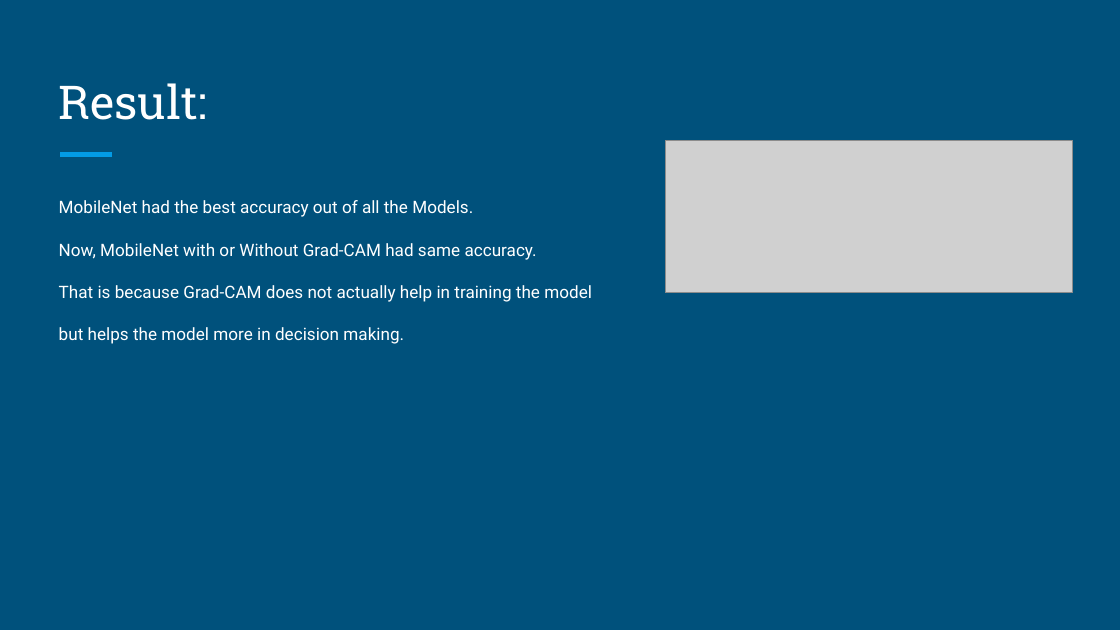
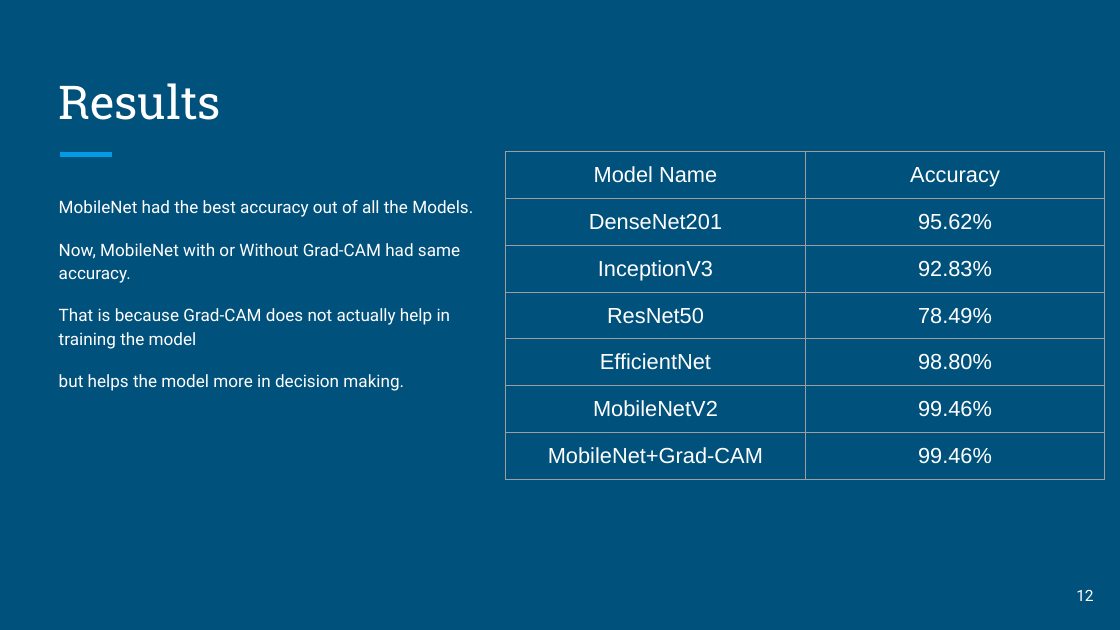
Before and after one commit to mdFuadIslam/cse438, a slide deck: slide 12 of Submission5/Slide.pptx (slide 6 before the commit). Drawn at 1120x630 pixels with LibreOffice and Linux fonts; fonts in the diff are those of the drawing; grey boxes stand for pictures. Boxes give left, top, right and bottom in pixels: in the first picture for what was removed or moved away, otherwise in the second. Text is boxed around its words. In the diff, an @@ line names an element or a change of style, - is before the commit and + after.

```diff
--- a/Submission5/Slide.pptx
+++ b/Submission5/Slide.pptx
@@ title at [59, 83, 221, 120]: text changed @@
-Result:
+Results
@@ picture removed at [665, 140, 1073, 292] @@
@@ table added at [506, 151, 1104, 519], 7 rows, 2 columns @@
+Model Name | Accuracy
+DenseNet201 | 95.62%
+InceptionV3 | 92.83%
+ResNet50 | 78.49%
+EfficientNet | 98.80%
+MobileNetV2 | 99.46%
+MobileNet+Grad-CAM | 99.46%
@@ text "MobileNet had the best accuracy ..." rewrapped from [59, 200, 592, 344] to [59, 200, 473, 391] @@
@@ page number added at [1076, 589, 1093, 601], 10 pt, text #FFFFFF @@
+12
```
Also in this commit, not shown: 7 other slides changed, 9 slides added, 3 other files.
